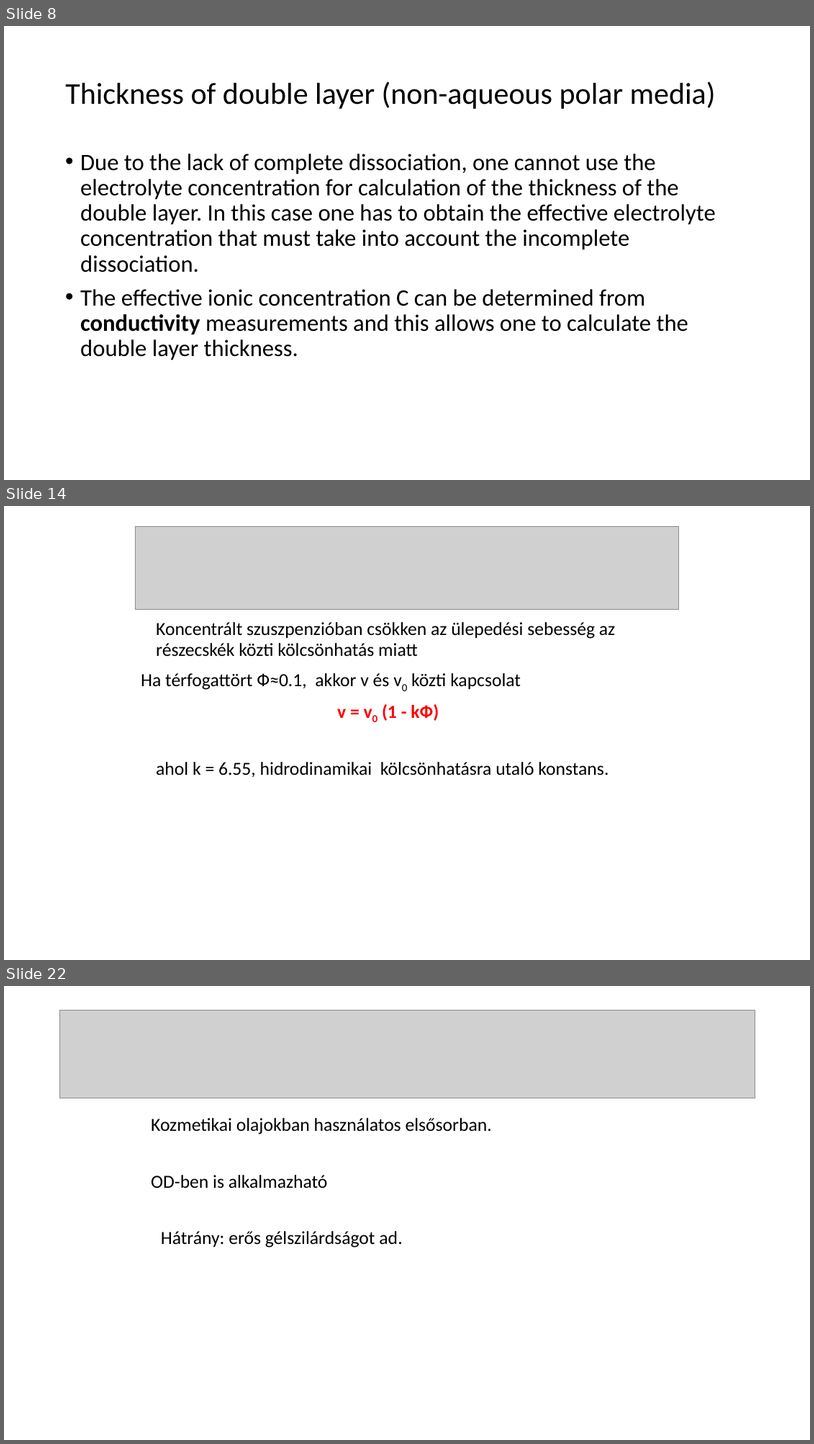
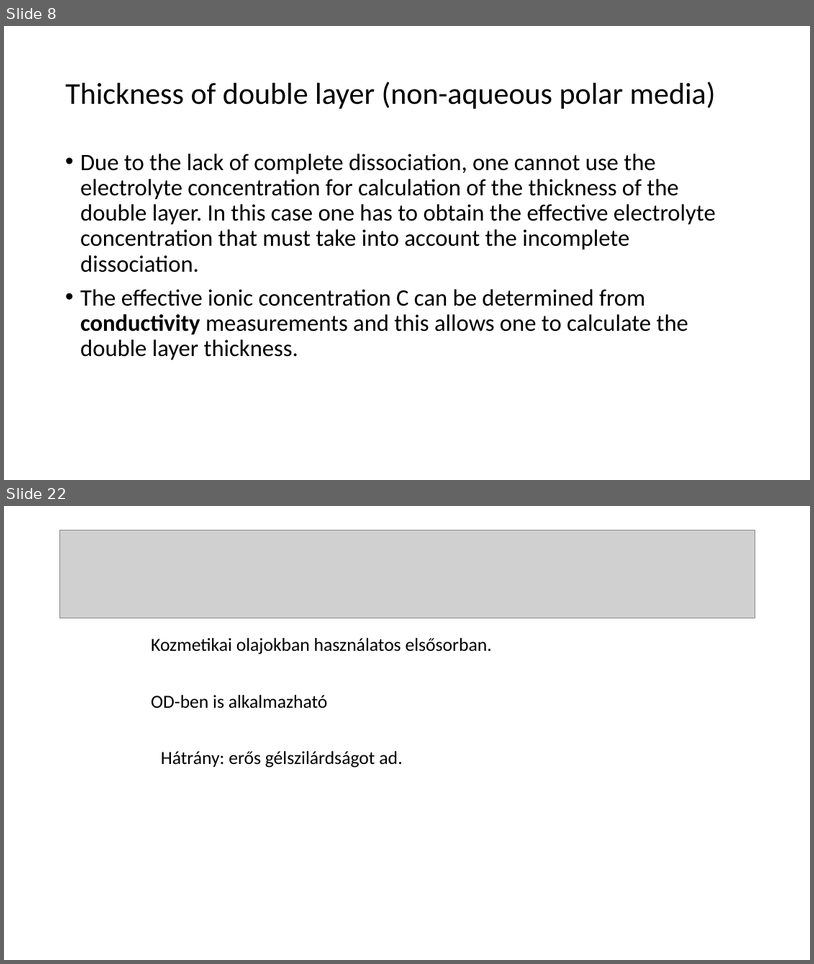
Before and after one commit to LilianaBohus/chemistry-presenations, a slide deck: oil-based-suspensions.ppt. Shown one above the other, each under a label of ours: slides 8, 14 and 22 before the commit, slides 8 and 22 after it; the slides between them are not shown. The pictures are 814x1444 and 814x964 pixels, drawn with LibreOffice and Linux fonts; fonts in the diff are those of the drawing; grey boxes stand for pictures. Boxes give left, top, right and bottom in pixels: in the first picture for what was removed or moved away, otherwise in the second. Text is boxed around its words. In the diff, an @@ line names an element or a change of style, - is before the commit and + after.

```diff
--- a/oil-based-suspensions.ppt
+++ b/oil-based-suspensions.ppt
@@ slide 14 removed at bbox=[4, 506, 810, 960], background #FFFFFF @@
@@ picture removed at bbox=[135, 526, 679, 609] @@
@@ text removed at bbox=[141, 622, 615, 777] @@
-Koncentrált szuszpenzióban csökken az ülepedési sebesség az részecskék közti kölcsönhatás miatt
-Ha térfogattört Ф≈0.1, akkor v és v0 közti kapcsolat
-v = v0 (1 - kФ)
-ahol k = 6.55, hidrodinamikai kölcsönhatásra utaló konstans.
```
Also in this commit, not shown: 10 slides changed, 3 slides added, 2 other slides removed.
